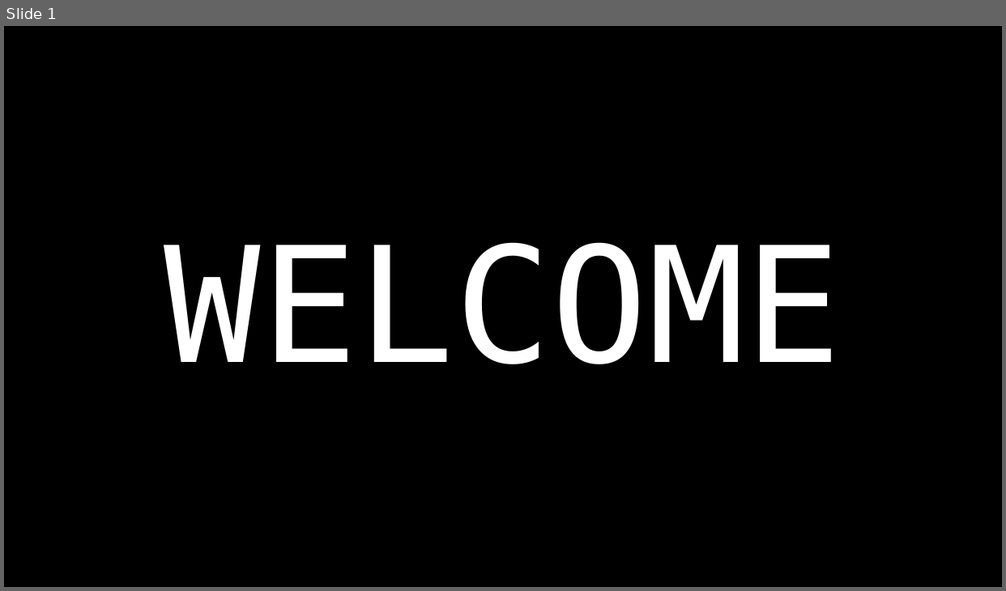
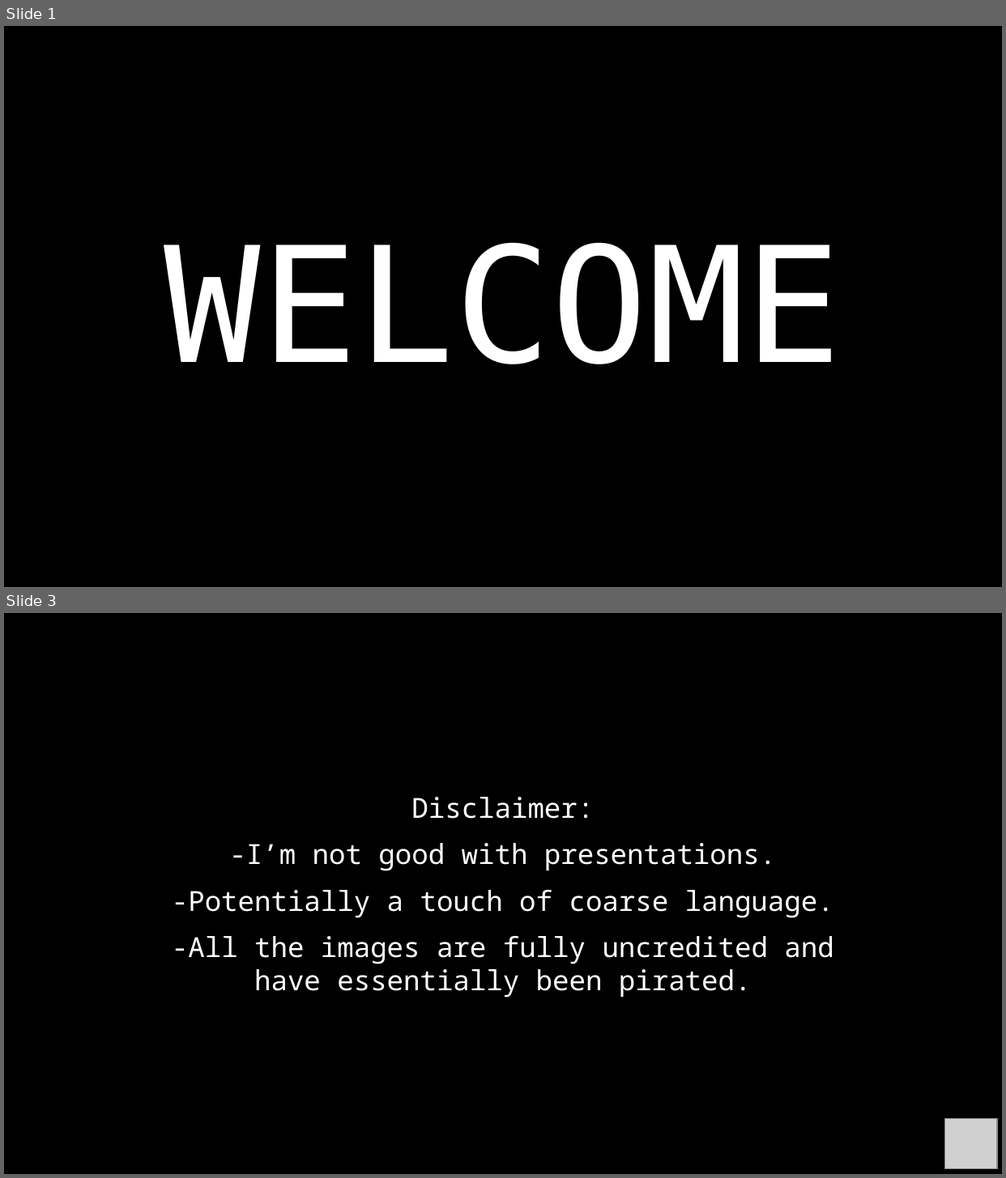
Before and after one commit to RyanFleck/Projects, a slide deck: Teaching/RCF_Py_Java_Tutorial.odp. Shown one above the other, each under a label of ours: slide 1 before the commit, slides 1 and 3 after it; the slides between them are not shown. The pictures are 1006x591 and 1006x1178 pixels, drawn with LibreOffice and Linux fonts; fonts in the diff are those of the drawing; grey boxes stand for pictures; background and template pictures are left out. Boxes give left, top, right and bottom in pixels: in the first picture for what was removed or moved away, otherwise in the second. Text is boxed around its words. In the diff, an @@ line names an element or a change of style, - is before the commit and + after.

```diff
--- a/Teaching/RCF_Py_Java_Tutorial.odp
+++ b/Teaching/RCF_Py_Java_Tutorial.odp
@@ slide 3 added at [4, 613, 1002, 1174], background #000000 @@
@@ text added at [172, 797, 834, 998], 22 pt, text #FFFFFF @@
+Disclaimer:
+-I’m not good with presentations.
+-Potentially a touch of coarse language.
+-All the images are fully uncredited and have essentially been pirated.
@@ picture added at [945, 1119, 997, 1169] @@
```
Also in this commit, not shown: 1 other slide changed, 42 other slides added, 2 slides removed, 3 other files.
